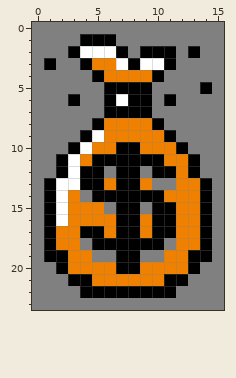
Pixel-art sprite -- map/icons/bank.png. Above: the version before the commit.
The file is 16x24 pixels.
New version:
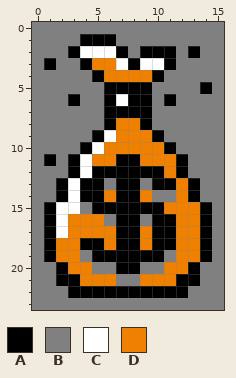
Palette (. is transparent): A #000000  B #808080  C #ffffff  D #f08000
Edits made:
The author changed colour B to colour A in row 11 at x 1; in row 12 at x 6 and 9; in row 13 at x 10 to 11; in row 14 at x 4; in row 15 at x 6 and 9; in row 18 at x 4 and 11.
The author changed colour B to colour A in row 19 at x 5 to 6 and 9 to 10; in row 21 at x 2 and 13; in row 22 at x 3 and 12.
The author changed colour C to colour A in row 9 at x 5; in row 10 at x 4; in rows 11 to 12 at x 3; in rows 13 to 14 at x 2.
The author changed colour D to colour A in row 8 at x 6 and 9; in row 9 at x 10; in row 10 at x 11; in rows 11 to 12 at x 12; in rows 13 to 14 at x 13; in row 15 at x 5.
The author changed colour A to colour B in row 8 at x 5 and 10; in row 9 at x 4 and 11; in row 10 at x 3 and 12; in rows 11 to 12 at x 2 and 13; in row 13 at x 1 and 14; in row 14 at x 1, 10 and 14.
The author changed colour D to colour B in row 13 at x 6 and 9; in row 14 at x 11; in row 15 at x 4; in row 16 at x 6 and 9; in row 19 at x 4 and 11; in row 20 at x 5 to 6 and 9 to 10.
The author changed colour D to colour B in row 21 at x 7 to 8.
The author changed colour A to colour C in row 12 at x 4.
The author changed colour D to colour C in row 9 at x 6; in row 10 at x 5; in row 11 at x 4; in rows 14 to 15 at x 3; in row 17 at x 2.
The author changed colour A to colour D in row 10 at x 7 to 8; in row 11 at x 5 to 6 and 9 to 10; in row 12 at x 11; in row 14 at x 6 and 9; in row 15 at x 11; in row 17 at x 4 to 5.
The author changed colour A to colour D in row 18 at x 6 and 9; in row 19 at x 2 and 13; in row 21 at x 4 and 11.
